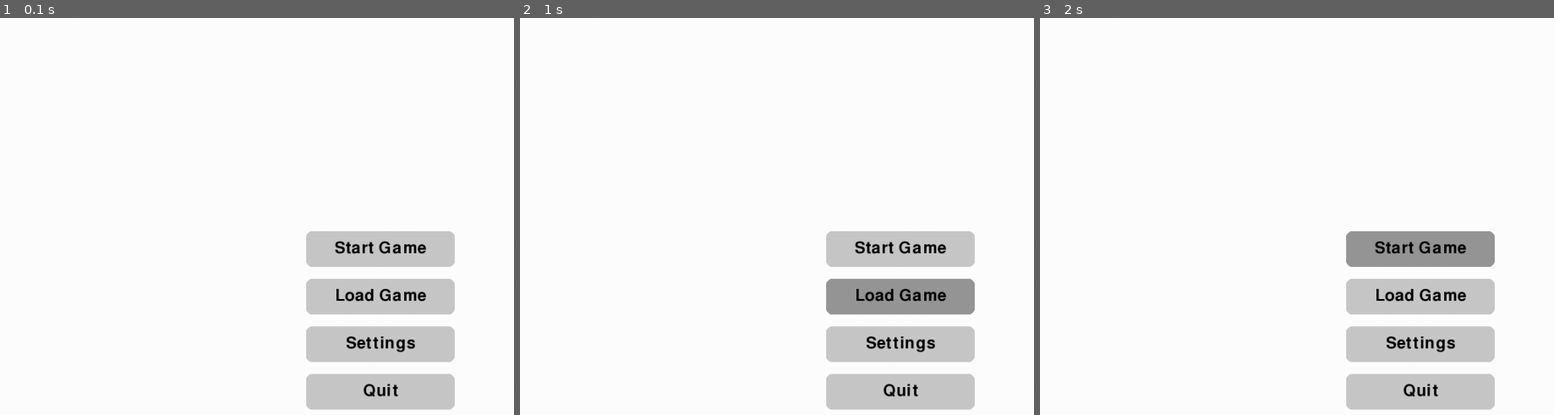
Above: before the commit, frames 1-3 (left to right).
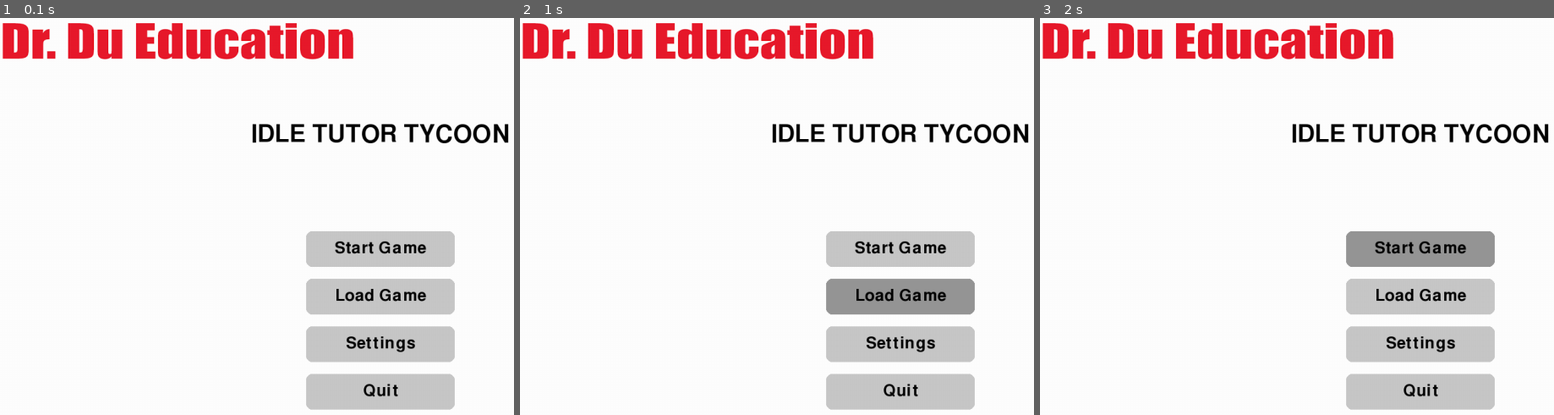
Above: after the commit, the same moments.

Repository: danzzzg1432/2025-major-work
Game: pygame game, started from Tutor Tycoon/main.py
The game is run twice, just before and just after one commit, with the same random seed, the same clock (stepped at 60 frames per second) and the same inputs.
Inputs (mouse positions are in pixels of both pictures, inside the frame that each line leads up to):
- Up to frame 1 (0.1 s): no input
- Up to frame 2 (1 s): click (900, 256) at 0.38 s; click (905, 287) at 0.72 s
- Up to frame 3 (2 s): click (1183, 184) at 1.05 s; click "Start Game" at 1.88 s

The runs differ from the first frame. In frame 1, 5.3% of the frame differs, in the area x 0-100%, y 1-32%; in frame 2, 5.3%; in frame 3, 5.3%.

Commit message:
12/march edits and changes =)

Diff:
--- a/Tutor Tycoon/game_classes.py
+++ b/Tutor Tycoon/game_classes.py
@@ -1,4 +1,6 @@
 import pygame
+from game_constants import *
+import sys
 
 # Colours (duplicated here for convenience when creating objects)
 WHITE = (255, 255, 255)
@@ -7,18 +9,71 @@
 DARK_GRAY = (150, 150, 150)
 
 class Button:
-    def __init__(self, x, y, width, height, text, color, font, text_color):
+    def __init__(self, x, y, width, height, text, colour, font, text_colour):
         self.rect = pygame.Rect(x, y, width, height)
         self.text = text
-        self.color = color
+        self.colour = colour
         self.font = font
-        self.text_color = text_color
+        self.text_colour = text_colour
 
     def draw(self, screen):
-        pygame.draw.rect(screen, self.color, self.rect, border_radius=10)
-        text_surf = self.font.render(self.text, True, self.text_color)
+        pygame.draw.rect(screen, self.colour, self.rect, border_radius=10)
+        text_surf = self.font.render(self.text, True, self.text_colour)
         text_rect = text_surf.get_rect(center=self.rect.center)
         screen.blit(text_surf, text_rect)
 
     def is_hovered(self, pos):
         return self.rect.collidepoint(pos)
+
+class MainMenu:
+    def __init__(self, screen, font):
+        self.screen = screen
+        self.font = font
+        self.title_font = pygame.font.Font(None, MAIN_MENU_LOGO_SIZE)
+        self.buttons = self.create_buttons()
+
+    def render_title(self):
+        title_surf = self.title_font.render(GAME_TITLE.upper(), True, BLACK)
+        title_rect = title_surf.get_rect(center=(SCREEN_WIDTH // 2, 200))
+        self.screen.blit(title_surf, title_rect)
+
+
+    def create_buttons(self):
+        main_button_x = (SCREEN_WIDTH - BUTTON_WIDTH) // 2
+        return [
+            Button(main_button_x, 360, BUTTON_WIDTH, BUTTON_HEIGHT, "Start Game", GRAY, self.font, BLACK),
+            Button(main_button_x, 440, BUTTON_WIDTH, BUTTON_HEIGHT, "Load Game", GRAY, self.font, BLACK),
+            Button(main_button_x, 520, BUTTON_WIDTH, BUTTON_HEIGHT, "Settings", GRAY, self.font, BLACK),
+            Button(main_button_x, 600, BUTTON_WIDTH, BUTTON_HEIGHT, "Quit", GRAY, self.font, BLACK)
+        ]
+
+    def handle_events(self, events):
+        for event in events:
+            if event.type == pygame.MOUSEBUTTONDOWN:
+                mouse_pos = pygame.mouse.get_pos()
+                for button in self.buttons:
+                    if button.is_hovered(mouse_pos):
+                        if button.text == "Quit":
+                            pygame.quit()
+                            sys.exit()
+                        # other button actions here
+        return True
+
+    def update(self):
+        mouse_pos = pygame.mouse.get_pos()
+        for button in self.buttons:
+            if button.is_hovered(mouse_pos):
+                button.colour = DARK_GRAY
+            else:
+                button.colour = GRAY
+
+    def render(self):
+        self.screen.fill(WHITE)  # Set background colour (Replace with actual background image later)
+        self.screen.blit(background)
+        self.render_title()
+        for button in self.buttons:
+            button.draw(self.screen)
+        pygame.display.flip()
+
+class Shop:
+    pass
--- a/Tutor Tycoon/game_constants.py
+++ b/Tutor Tycoon/game_constants.py
@@ -1,8 +1,10 @@
+import pygame
+
 # Screen settings
 SCREEN_WIDTH = 1280
 SCREEN_HEIGHT = 800
 GAME_TITLE = "Idle Tutor Tycoon"
-FPS = 60
+FPS = 30
 
 # Colours (RGB values)
 WHITE = (255, 255, 255)
@@ -27,7 +29,7 @@
 STARTING_REPUTATION = 0
 
 # File paths
-ASSETS_DIR = "assets"
+ASSETS_DIR = r"Tutor Tycoon/assets"
 IMAGES_DIR = f"{ASSETS_DIR}/images"
 SOUNDS_DIR = f"{ASSETS_DIR}/sounds"
 SAVE_DIR = "savestates"
@@ -39,4 +41,10 @@
 MAIN_MENU = "main_menu"
 GAME_RUNNING = "game_running"
 SETTINGS_MENU = "settings_menu"
-PAUSE_MENU = "pause_menu"
+SHOP_MENU = "shop_menu"
+
+# Font Settings
+MAIN_MENU_LOGO_SIZE = 60
+
+# Main Menu stuff
+background = pygame.image.load(f"{IMAGES_DIR}/dr_du_logo.png")
--- a/Tutor Tycoon/main.py
+++ b/Tutor Tycoon/main.py
@@ -1,5 +1,4 @@
 import pygame
-import sys
 from game_constants import *  # Import all constants
 from game_classes import *
 
@@ -13,48 +12,21 @@
 # Importing fonts, none as of right now
 font = pygame.font.Font(None, DEFAULT_FONT_SIZE)
 
-# Background (haven't designed yet)
-# background = pygame.image.load(f"{IMAGES_DIR}/background.png")
 
 # Define buttons based on storyboard layout
 
-main_button_x = (SCREEN_WIDTH-BUTTON_WIDTH) // 2
-buttons = [
-    Button(main_button_x, 360, BUTTON_WIDTH, BUTTON_HEIGHT, "Start Game", GRAY, font, BLACK),
-    Button(main_button_x, 440, BUTTON_WIDTH, BUTTON_HEIGHT, "Load Game", GRAY, font, BLACK),
-    Button(main_button_x, 520, BUTTON_WIDTH, BUTTON_HEIGHT, "Settings", GRAY, font, BLACK),
-    Button(main_button_x, 600, BUTTON_WIDTH, BUTTON_HEIGHT, "Quit", GRAY, font, BLACK)
-]
+# define main menus
+main_menu = MainMenu(screen, font)
+
 
 # Main loop
-game_state = MAIN_MENU
-running = True
 clock = pygame.time.Clock()
 
-while running:
-    screen.fill(WHITE)  # Set background colour (Replace with actual background image later)
+while True:
+    events = pygame.event.get() # continuously grab all events
+    # main menu screen
+    main_menu_event_handler = main_menu.handle_events(events)
+    main_menu.update()
+    main_menu.render()
 
-    mouse_pos = pygame.mouse.get_pos()
-
-    for event in pygame.event.get():
-        if event.type == pygame.QUIT:
-            running = False
-        elif event.type == pygame.MOUSEBUTTONDOWN:
-            for button in buttons:
-                if button.is_hovered(mouse_pos):
-                    if button.text == "Quit":
-                        running = False
-                    # other buttons will be added later
-
-    # Draw buttons and change colour on hover
-    for button in buttons:
-        if button.is_hovered(mouse_pos):
-            button.color = DARK_GRAY
-        else:
-            button.color = GRAY
-        button.draw(screen)
-
-    pygame.display.flip()
     clock.tick(FPS)  # Control game speed
-
-pygame.quit()
Not shown, changed: README.md
Binary file added: Tutor Tycoon/assets/images/dr_du_logo.png
Not shown, changed: .DS_Store
Not shown, added: Tutor Tycoon/.DS_Store
Not shown, added: Tutor Tycoon/assets/.DS_Store
